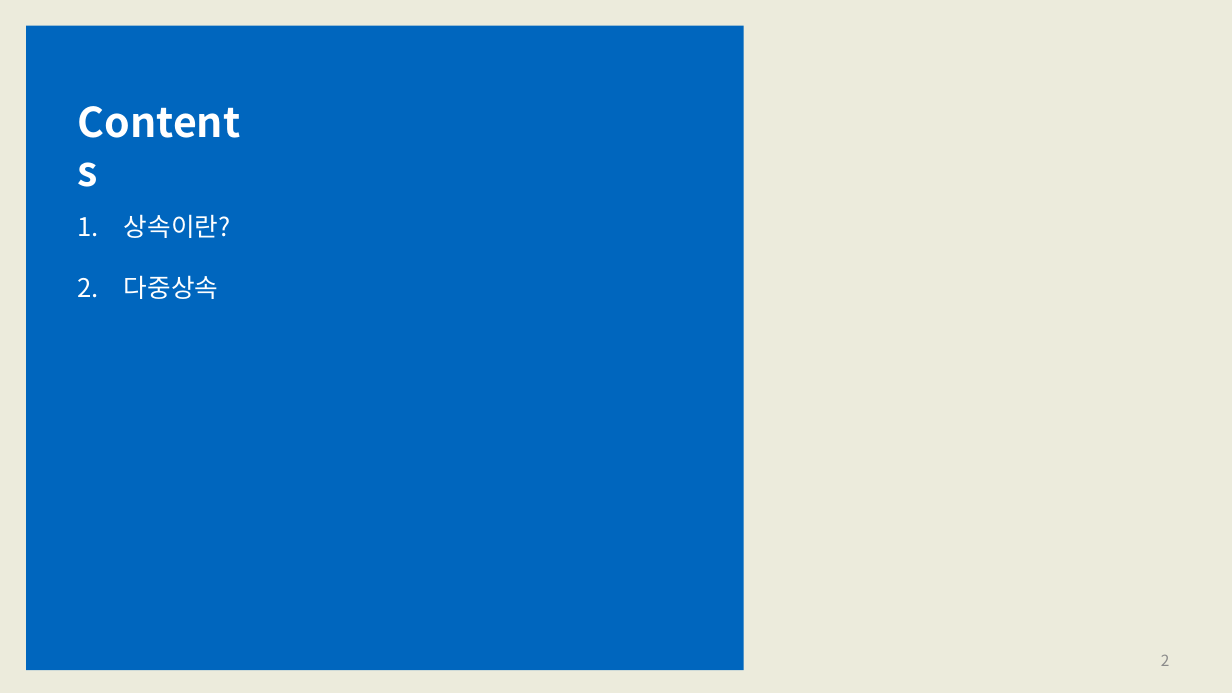
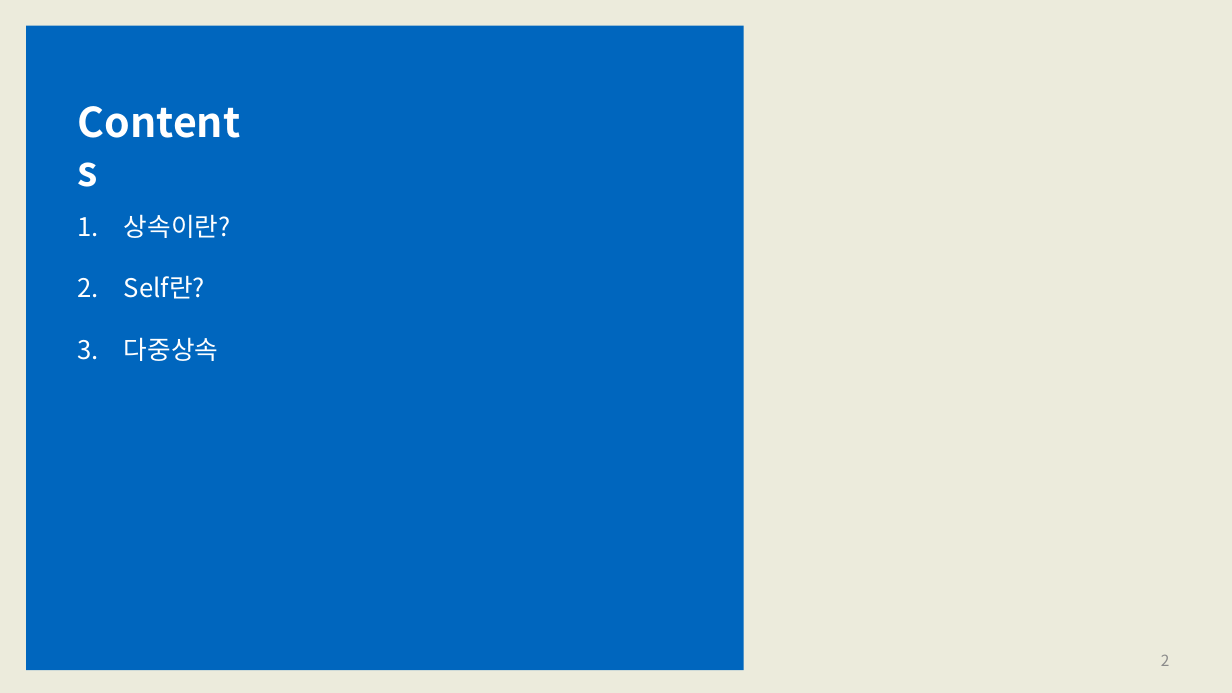
Before and after one commit to kai1945/PythonBasicStudy, a slide deck: slide 2 of PPT/Opening_상속.pptx. Drawn at 1232x693 pixels with LibreOffice and Linux fonts; fonts in the diff are those of the drawing. Boxes give left, top, right and bottom in pixels: in the first picture for what was removed or moved away, otherwise in the second. Text is boxed around its words. In the diff, an @@ line names an element or a change of style, - is before the commit and + after.

```diff
--- a/PPT/Opening_상속.pptx
+++ b/PPT/Opening_상속.pptx
@@ text at bbox=[124, 275, 205, 299]: paragraph added @@
+2. Self란?
```
Also in this commit, not shown: 1 other slide changed, 1 slide added.
